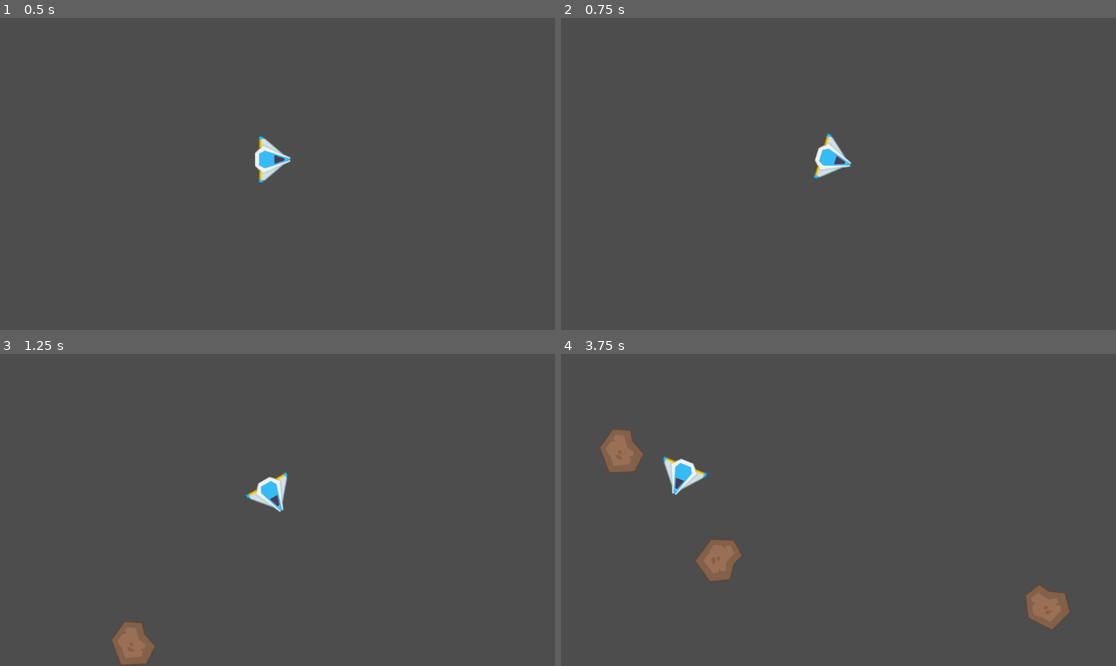
Above: before the commit, frames 1-4 (two rows, left to right).
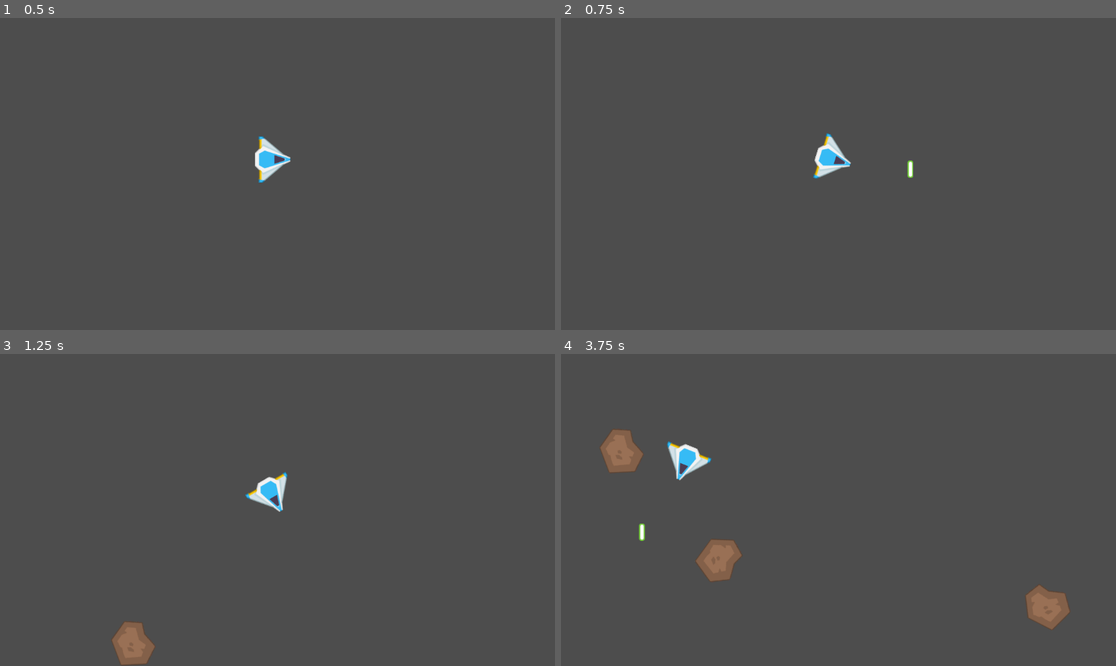
Above: after the commit, the same moments.

Repository: wsteo/asteroids-clone-godot
Game: Godot game, scene res://main.tscn
The game is run twice, just before and just after one commit, with the same random seed, the same clock (stepped at 60 frames per second) and the same inputs.
Inputs:
- Up to frame 1 (0.5 s): no input
- Up to frame 2 (0.75 s): tap Enter at 0.5 s; hold D (right) from 0.53 s (still down); tap Space (shoot, bound only after the commit) at 0.6 s
- Up to frame 3 (1.25 s): keep holding D (right)
- Up to frame 4 (3.75 s): release D (right) at 1.28 s; hold S (down) 1.28-2.03 s; tap Space (shoot, bound only after the commit) every 0.75 s from 1.35 to 3.6 s; hold D (right) 2.03-2.78 s; hold W (up) 2.78-3.53 s; hold A (left) from 3.53 s (still down)

Frame 1 is identical in both runs. In frame 2, 0.1% of the frame differs, in the area x 45-64%, y 36-52%; in frame 3, 0.1%; in frame 4, 0.9%, in the area x 14-28%, y 28-60%.

Commit message:
Implement shooting mechanics

Diff:
--- a/asteroid.tscn
+++ b/asteroid.tscn
@@ -6,6 +6,7 @@
 radius = 43.0116
 
 [node name="Asteroid" type="RigidBody2D"]
+collision_layer = 3
 collision_mask = 0
 gravity_scale = 0.0
 
--- /dev/null
+++ b/bullet.gd
@@ -0,0 +1,8 @@
+extends RigidBody2D
+
+@export var speed = 1000
+
+var velocity = Vector2(0,0)
+
+func _physics_process(delta):
+	move_and_collide(velocity.normalized()*delta*speed)
--- /dev/null
+++ b/bullet.tscn
@@ -0,0 +1,21 @@
+[gd_scene load_steps=4 format=3 uid="uid://btnxfuk845t50"]
+
+[ext_resource type="Script" path="res://bullet.gd" id="1_ix1ww"]
+[ext_resource type="Texture2D" uid="uid://dbsr22j585mht" path="res://kenney_space-shooter-redux/Spritesheet/sheet.png" id="1_mdsbw"]
+
+[sub_resource type="CapsuleShape2D" id="CapsuleShape2D_1g7no"]
+radius = 6.0
+height = 36.0
+
+[node name="Bullet" type="RigidBody2D"]
+collision_mask = 2
+gravity_scale = 0.0
+script = ExtResource("1_ix1ww")
+
+[node name="Sprite2D" type="Sprite2D" parent="."]
+texture = ExtResource("1_mdsbw")
+region_enabled = true
+region_rect = Rect2(848.512, 738.486, 12.1617, 36.0799)
+
+[node name="CollisionShape2D" type="CollisionShape2D" parent="."]
+shape = SubResource("CapsuleShape2D_1g7no")
--- a/player.gd
+++ b/player.gd
@@ -2,6 +2,7 @@
 
 @export var speed = 400
 @export var rotation_speed = 1.5
+@export var bullet_scene: PackedScene
 
 var rotation_direction = 0
 
@@ -13,3 +14,11 @@
 	get_input()
 	rotation += rotation_direction * rotation_speed * delta
 	move_and_slide()
+
+	if Input.is_action_just_pressed("shoot"):
+		var bullet = bullet_scene.instantiate()
+		get_parent().add_child(bullet)
+		bullet.position = $BulletSpawnpoint.global_position
+		bullet.velocity = $BulletSpawnpoint.global_position - position
+
+	print(transform.get_rotation())
--- a/player.tscn
+++ b/player.tscn
@@ -1,13 +1,15 @@
-[gd_scene load_steps=4 format=3 uid="uid://dg75obejvk6j8"]
+[gd_scene load_steps=5 format=3 uid="uid://dg75obejvk6j8"]
 
 [ext_resource type="Script" path="res://player.gd" id="1_6jc2o"]
 [ext_resource type="Texture2D" uid="uid://dbsr22j585mht" path="res://kenney_space-shooter-redux/Spritesheet/sheet.png" id="1_x5038"]
+[ext_resource type="PackedScene" uid="uid://btnxfuk845t50" path="res://bullet.tscn" id="2_eu77q"]
 
 [sub_resource type="RectangleShape2D" id="RectangleShape2D_ge7sp"]
 size = Vector2(96, 74)
 
 [node name="Player" type="CharacterBody2D"]
 script = ExtResource("1_6jc2o")
+bullet_scene = ExtResource("2_eu77q")
 
 [node name="Sprite2D" type="Sprite2D" parent="."]
 rotation = 1.5708
@@ -18,3 +20,6 @@
 [node name="CollisionShape2D" type="CollisionShape2D" parent="."]
 rotation = 1.5708
 shape = SubResource("RectangleShape2D_ge7sp")
+
+[node name="BulletSpawnpoint" type="Node2D" parent="."]
+position = Vector2(44, 0)
--- a/project.godot
+++ b/project.godot
@@ -41,6 +41,11 @@
 , Object(InputEventKey,"resource_local_to_scene":false,"resource_name":"","device":-1,"window_id":0,"alt_pressed":false,"shift_pressed":false,"ctrl_pressed":false,"meta_pressed":false,"pressed":false,"keycode":0,"physical_keycode":4194322,"key_label":0,"unicode":0,"echo":false,"script":null)
 ]
 }
+shoot={
+"deadzone": 0.5,
+"events": [Object(InputEventKey,"resource_local_to_scene":false,"resource_name":"","device":-1,"window_id":0,"alt_pressed":false,"shift_pressed":false,"ctrl_pressed":false,"meta_pressed":false,"pressed":false,"keycode":0,"physical_keycode":32,"key_label":0,"unicode":32,"echo":false,"script":null)
+]
+}
 
 [rendering]
 
